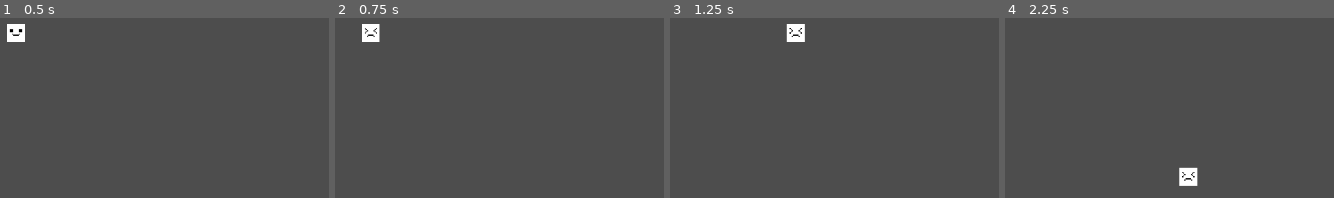
Above: before the commit, frames 1-4 (left to right).
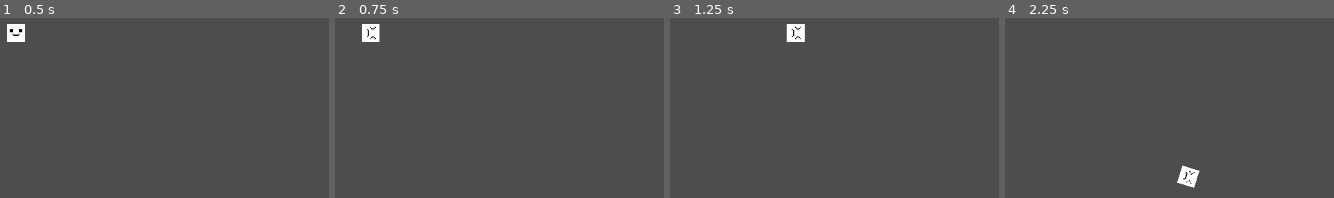
Above: after the commit, the same moments.

Repository: ThatOtherAndrew/DaydreamWales
Game: Godot game, scene res://TestLevel.tscn
The game is run twice, just before and just after one commit, with the same random seed, the same clock (stepped at 60 frames per second) and the same inputs.
Inputs:
- Up to frame 1 (0.5 s): no input
- Up to frame 2 (0.75 s): tap Enter at 0.5 s; hold D (move_right) from 0.53 s (still down)
- Up to frame 3 (1.25 s): keep holding D (move_right)
- Up to frame 4 (2.25 s): release D (move_right) at 1.28 s; hold S (move_down) 1.28-2.03 s; hold D (move_right) from 2.03 s (still down)

Frame 1 is identical in both runs. In frame 2, 0.1% of the frame differs, in the area x 9-13%, y 4-13%; in frame 3, 0.1%; in frame 4, 0.3%, in the area x 52-60%, y 81-95%.

Commit message:
Player rotation

Diff:
--- a/Player.gd
+++ b/Player.gd
@@ -30,6 +30,7 @@
 @export var angry_texture: Texture2D = preload("res://assets/guy/angry.png")
 @export var sprite_scale: float = 1.0
 @export var happy_face_speed_threshold: float = 150.0
+@export var rotation_smoothing: float = 0.15
 
 var current_velocity: Vector2 = Vector2.ZERO
 var momentum: Vector2 = Vector2.ZERO
@@ -131,4 +132,8 @@
     elif current_velocity.length() > stop_threshold:
         sprite.texture = angry_texture
 
+    if current_velocity.length() > stop_threshold:
+        var target_rotation = current_velocity.angle() + PI / 2
+        sprite.rotation = lerp_angle(sprite.rotation, target_rotation, rotation_smoothing)
+
     previous_velocity = current_velocity
--- a/TestLevel.tscn
+++ b/TestLevel.tscn
@@ -8,3 +8,4 @@
 zoom = Vector2(2, 2)
 
 [node name="Player" parent="." instance=ExtResource("1")]
+rotation_smoothing = 0.5
